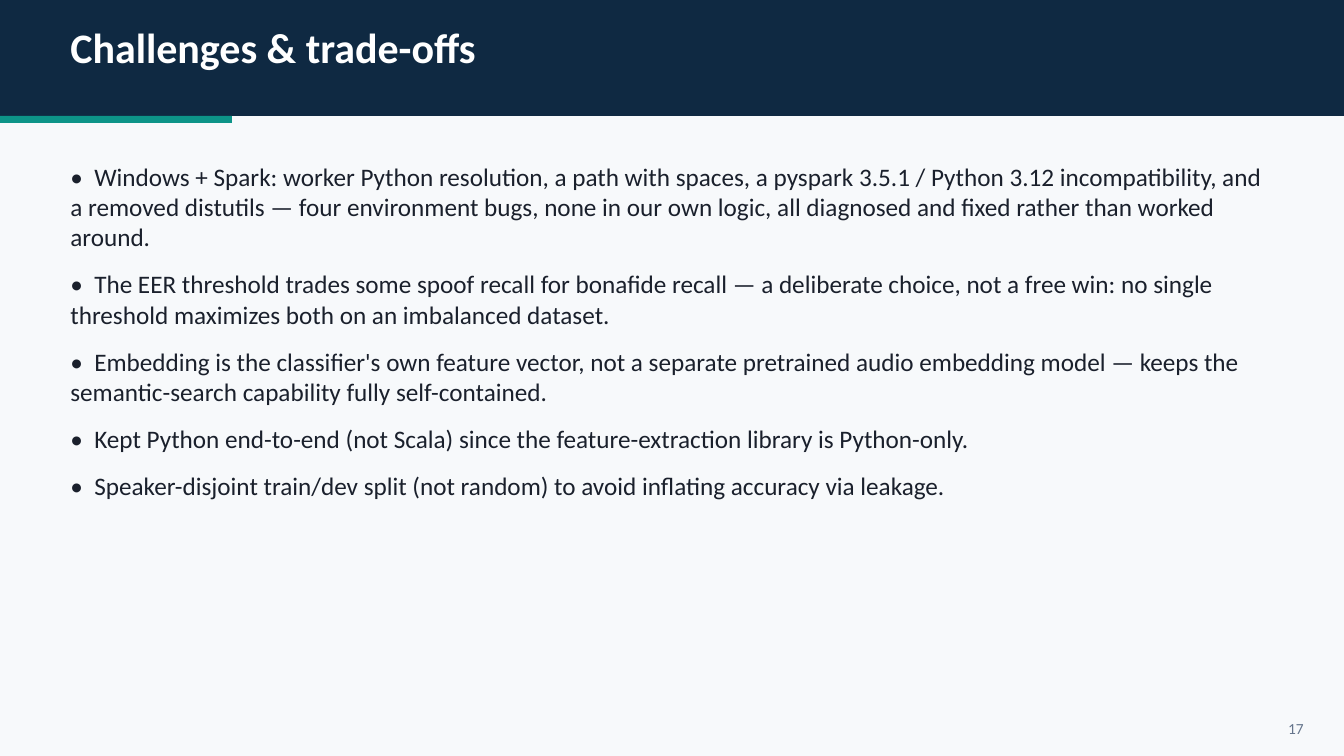
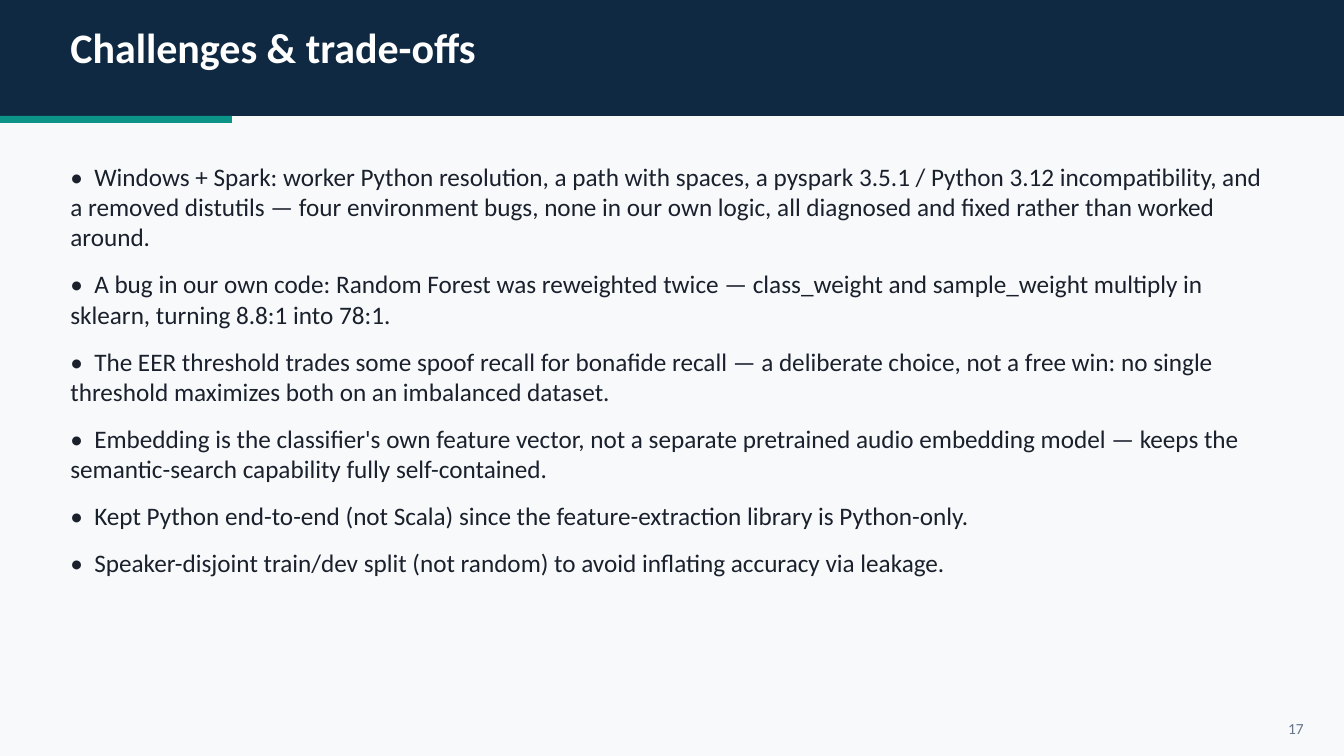
Before and after one commit to HadarBaum/asvspoof-voice-ai, a slide deck: slide 18 of docs/slides/slides.pptx. Drawn at 1344x756 pixels with LibreOffice and Linux fonts; fonts in the diff are those of the drawing. Boxes give left, top, right and bottom in pixels: in the first picture for what was removed or moved away, otherwise in the second. Text is boxed around its words. In the diff, an @@ line names an element or a change of style, - is before the commit and + after.

```diff
--- a/docs/slides/slides.pptx
+++ b/docs/slides/slides.pptx
@@ text at [70, 275, 1202, 329]: paragraph added @@
+• A bug in our own code: Random Forest was reweighted twice — class_weight and sample_weight multiply in sklearn, turning 8.8:1 into 78:1.
```
Also in this commit, not shown: 1 other file.
